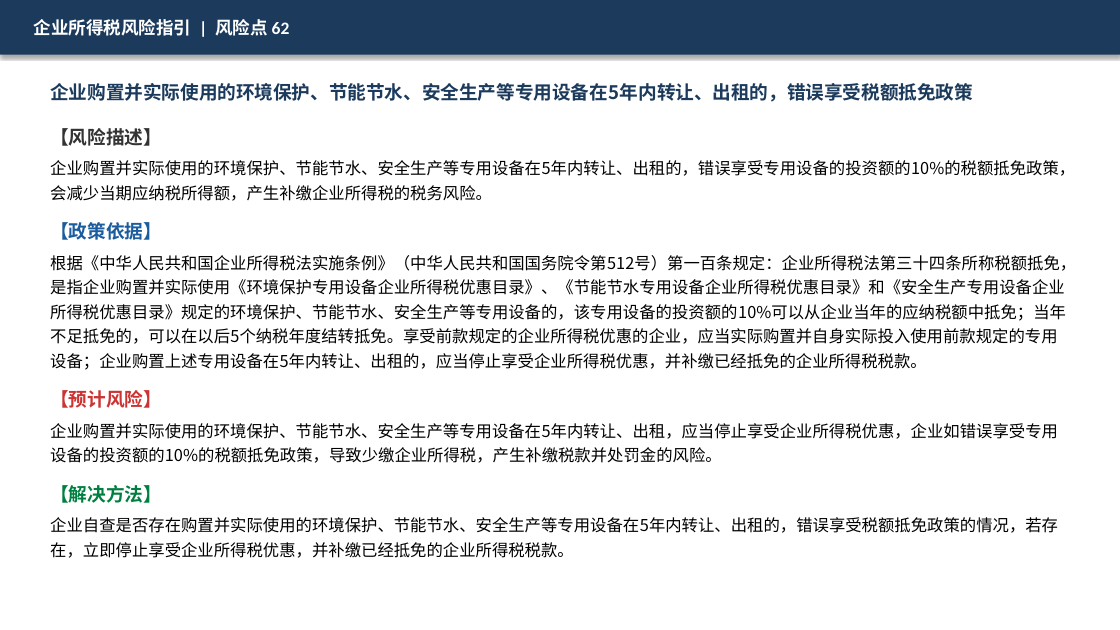
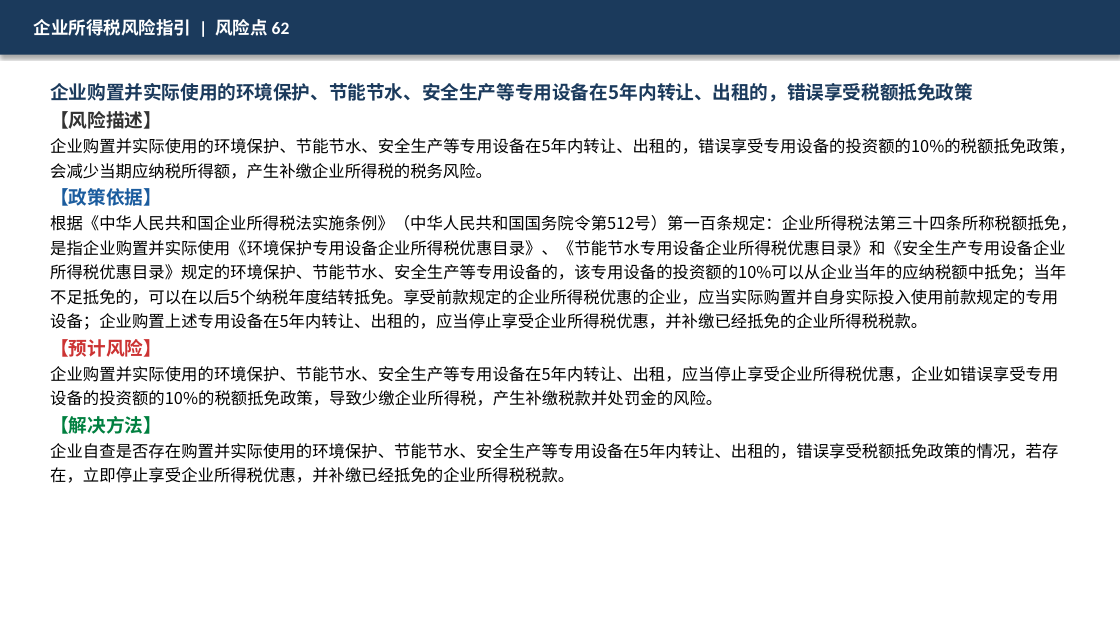
Before and after one commit to SlainTroyard/ppt, a slide deck: slide 63 of ppts_output_v3/02_企业所得税风险指引.pptx. Drawn at 1120x630 pixels with LibreOffice and Linux fonts; fonts in the diff are those of the drawing. Boxes give left, top, right and bottom in pixels: in the first picture for what was removed or moved away, otherwise in the second. Text is boxed around its words. In the diff, an @@ line names an element or a change of style, - is before the commit and + after.

```diff
--- a/ppts_output_v3/02_企业所得税风险指引.pptx
+++ b/ppts_output_v3/02_企业所得税风险指引.pptx
@@ text "企业购置并实际使用的环境保护、节能节水、安全生产等专用设备在5年内转让、出租的，错误享受税额抵免政策" at (x1=50, y1=83, x2=1076, y2=483): less space between paragraphs @@
```
Also in this commit, not shown: 87 other slides changed, 20 other files.
